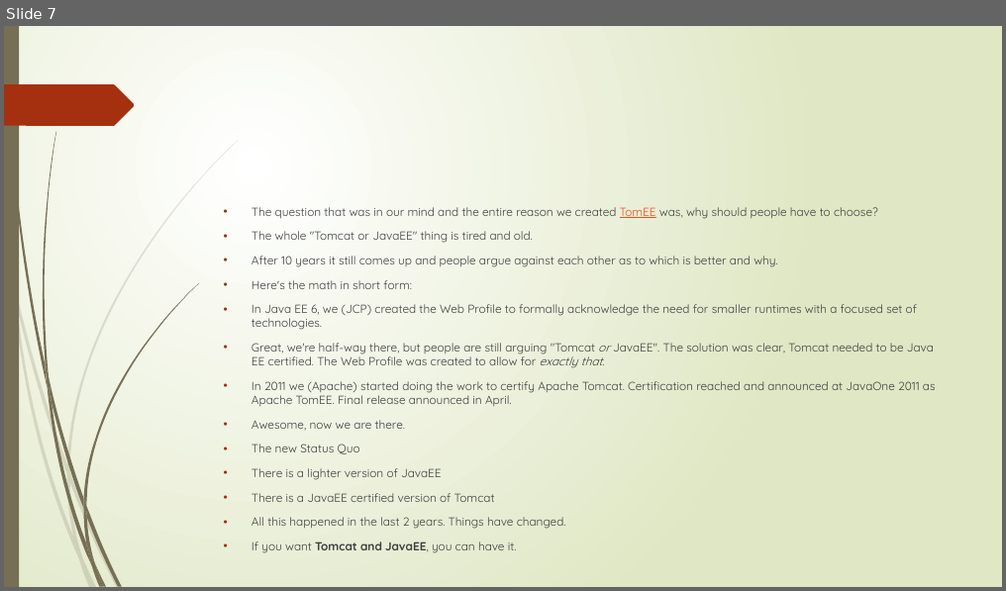
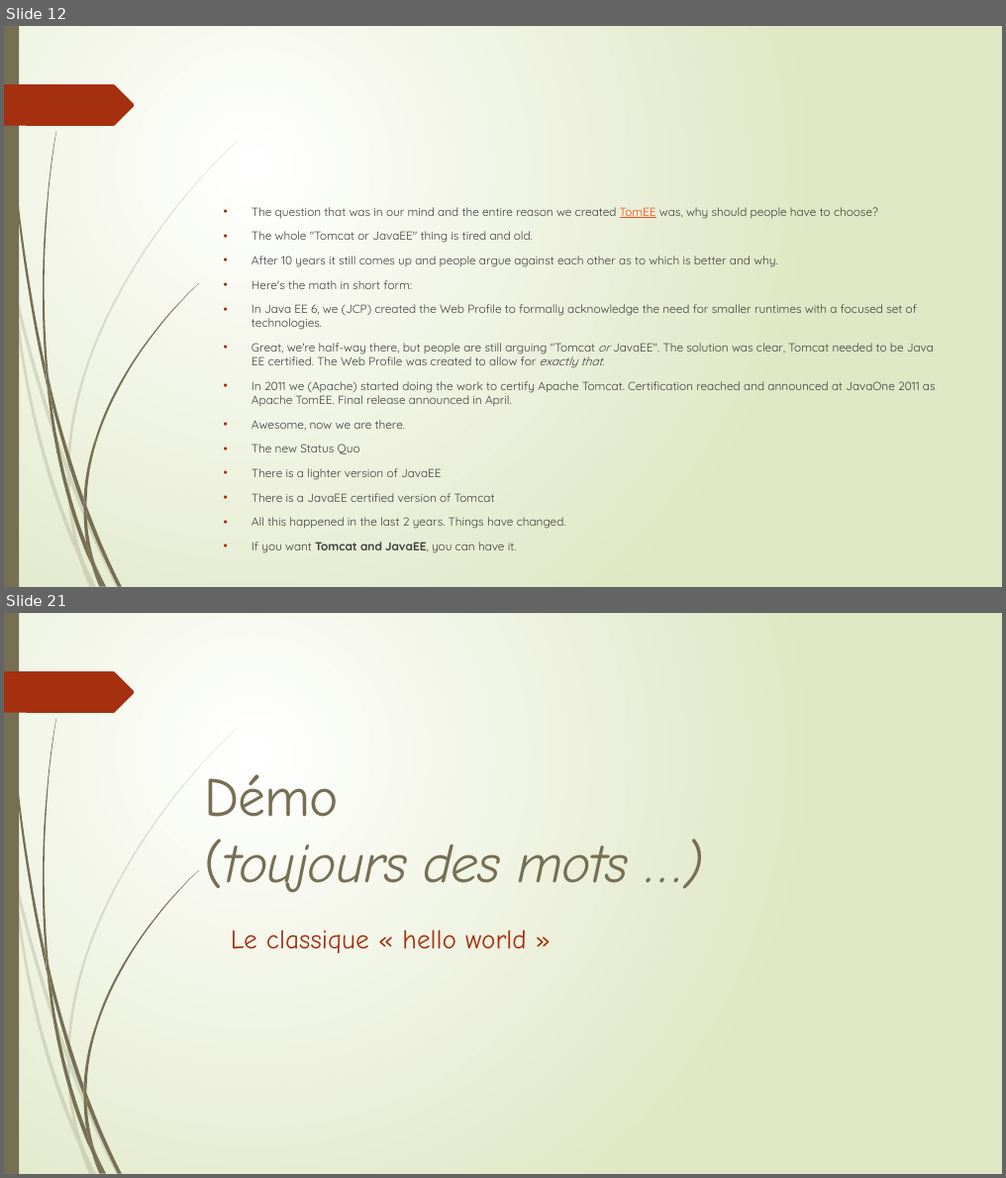
Before and after one commit to Tarek-Adra/TomEE, a slide deck: presentation.pptx. Shown one above the other, each under a label of ours: slide 7 before the commit, slides 12 and 21 after it; the slides between them are not shown. The pictures are 1006x591 and 1006x1178 pixels, drawn with LibreOffice and Linux fonts; fonts in the diff are those of the drawing. Boxes give left, top, right and bottom in pixels: in the first picture for what was removed or moved away, otherwise in the second. Text is boxed around its words. In the diff, an @@ line names an element or a change of style, - is before the commit and + after.

```diff
--- a/presentation.pptx
+++ b/presentation.pptx
@@ slide 21 added at <box>4,613,1002,1174</box>, background gradient #FFFFFF to #DFE8C4; not listed: 24 template elements that a slide beside it also shows @@
@@ text added at <box>205,774,629,893</box>, 53 pt, text #766F54, italic @@
+Démo
+(toujours des mots …)
@@ text added at <box>231,930,527,954</box>, 26 pt, text #A53010 @@
+Le classique « hello world »
@@ what was slide 7 is now slide 12 @@
```
Also in this commit, not shown: 15 other slides added, 1 slide removed, 1 other file.
